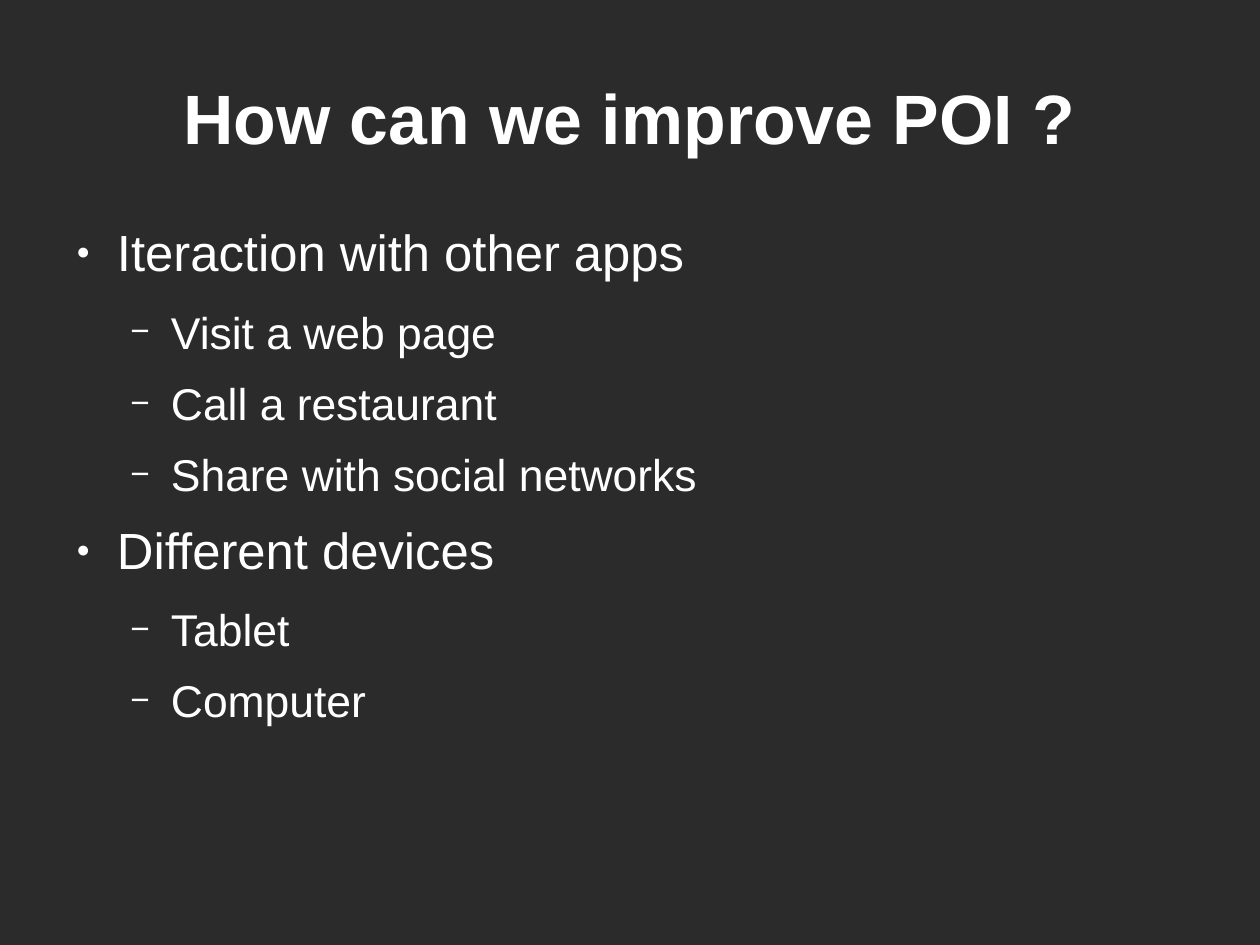
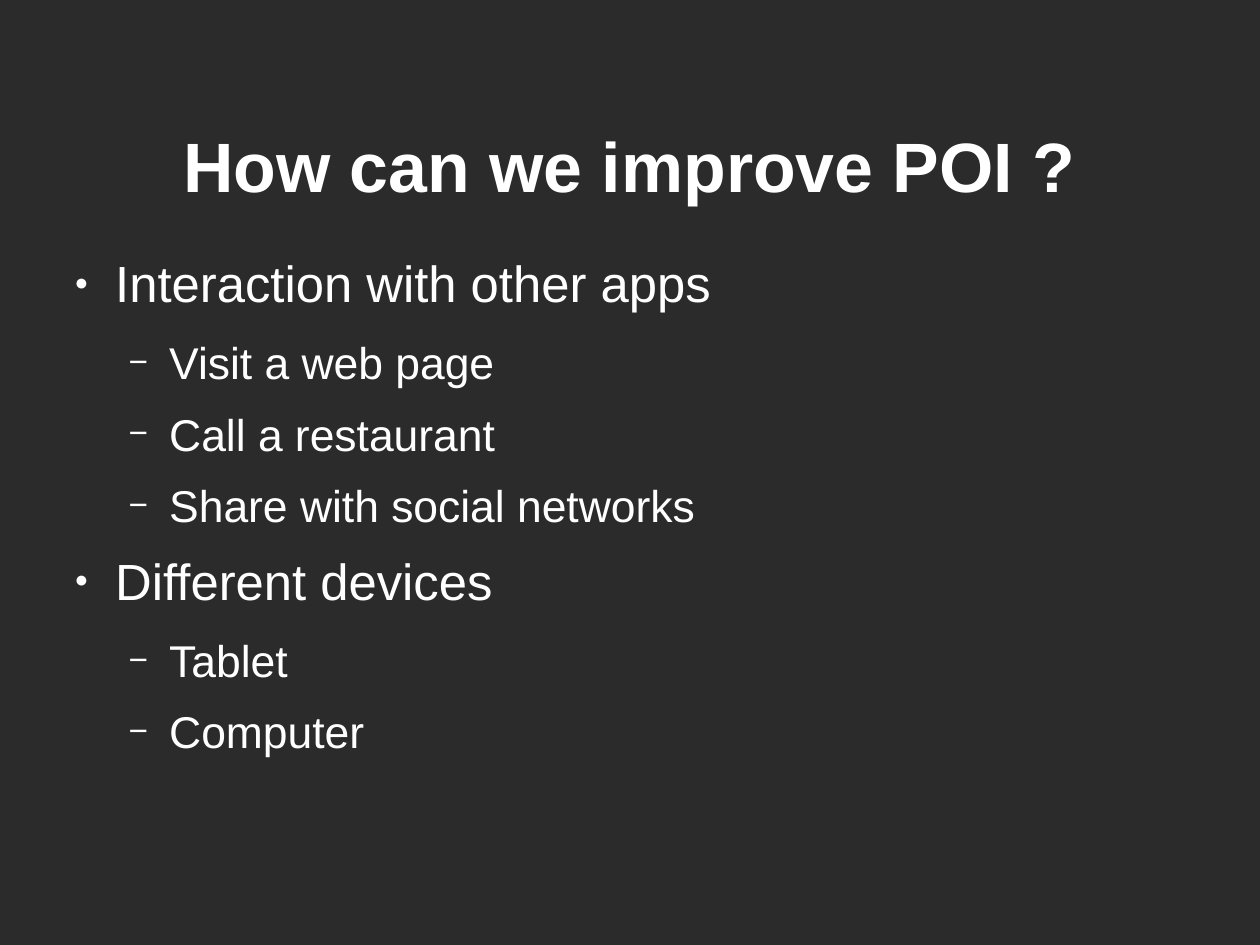
Before and after one commit to dducry/POI, a slide deck: slide 9 of presentationProjetSMS.odp. Drawn at 1260x945 pixels with LibreOffice and Linux fonts; fonts in the diff are those of the drawing; background and template pictures are left out; a plain dark background stands for a picture behind light text. Boxes give left, top, right and bottom in pixels: in the first picture for what was removed or moved away, otherwise in the second. Text is boxed around its words. In the diff, an @@ line names an element or a change of style, - is before the commit and + after.

```diff
--- a/presentationProjetSMS.odp
+++ b/presentationProjetSMS.odp
@@ title "How can we improve POI ...": place and size @@
-title "How can we improve POI ..." at [183,93,1013,157]
+title "How can we improve POI ..." at [183,141,1013,205]
@@ text "Interaction with other apps": place and size @@
-text "Interaction with other apps" at [117,234,697,727]
+text "Interaction with other apps" at [115,265,711,758]
@@ text at [115,265,711,313]: text changed @@
-● Iteraction with other apps
+● Interaction with other apps
```
Also in this commit, not shown: 5 other slides changed, 2 slides added, 2 slides removed, 1 other file.
